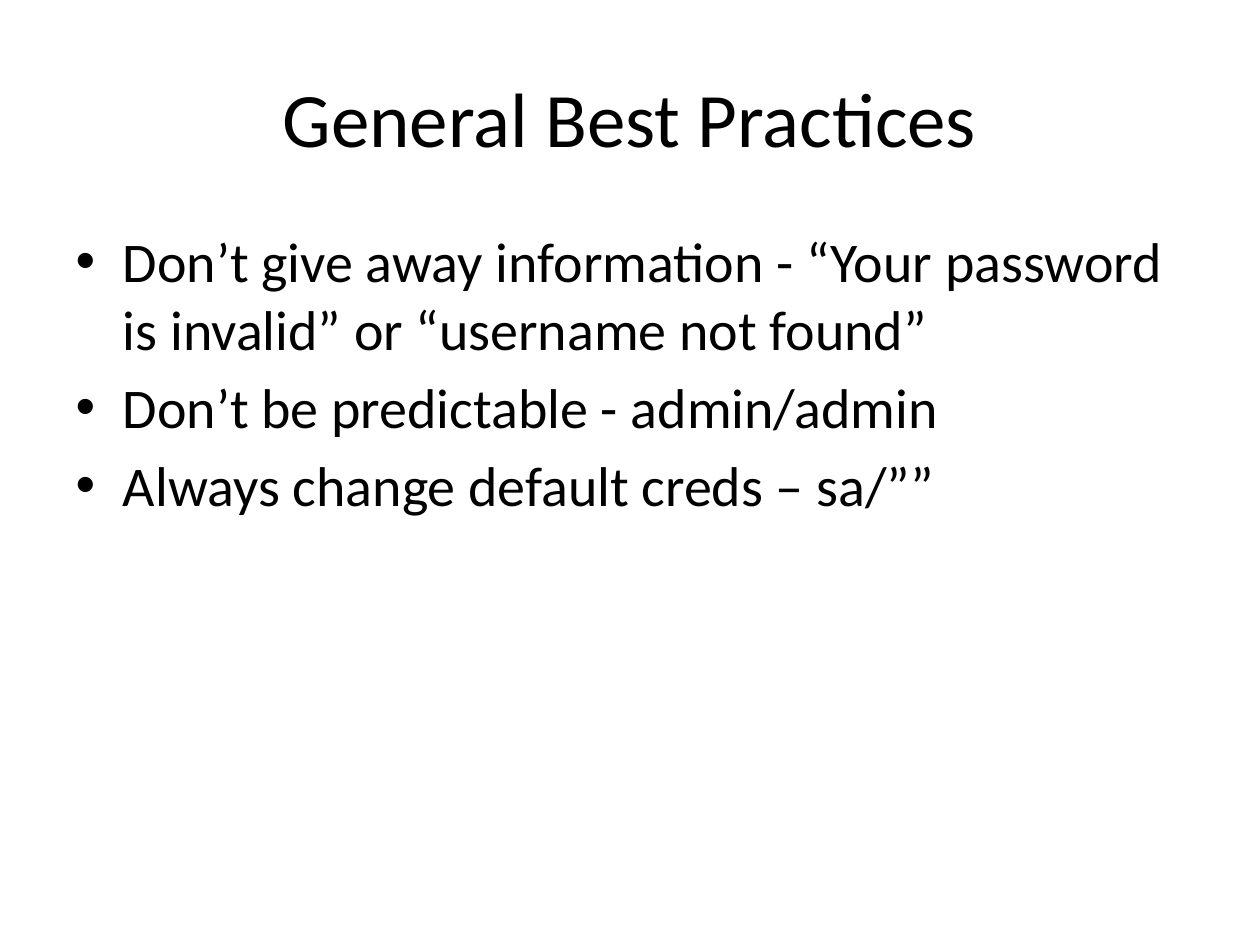
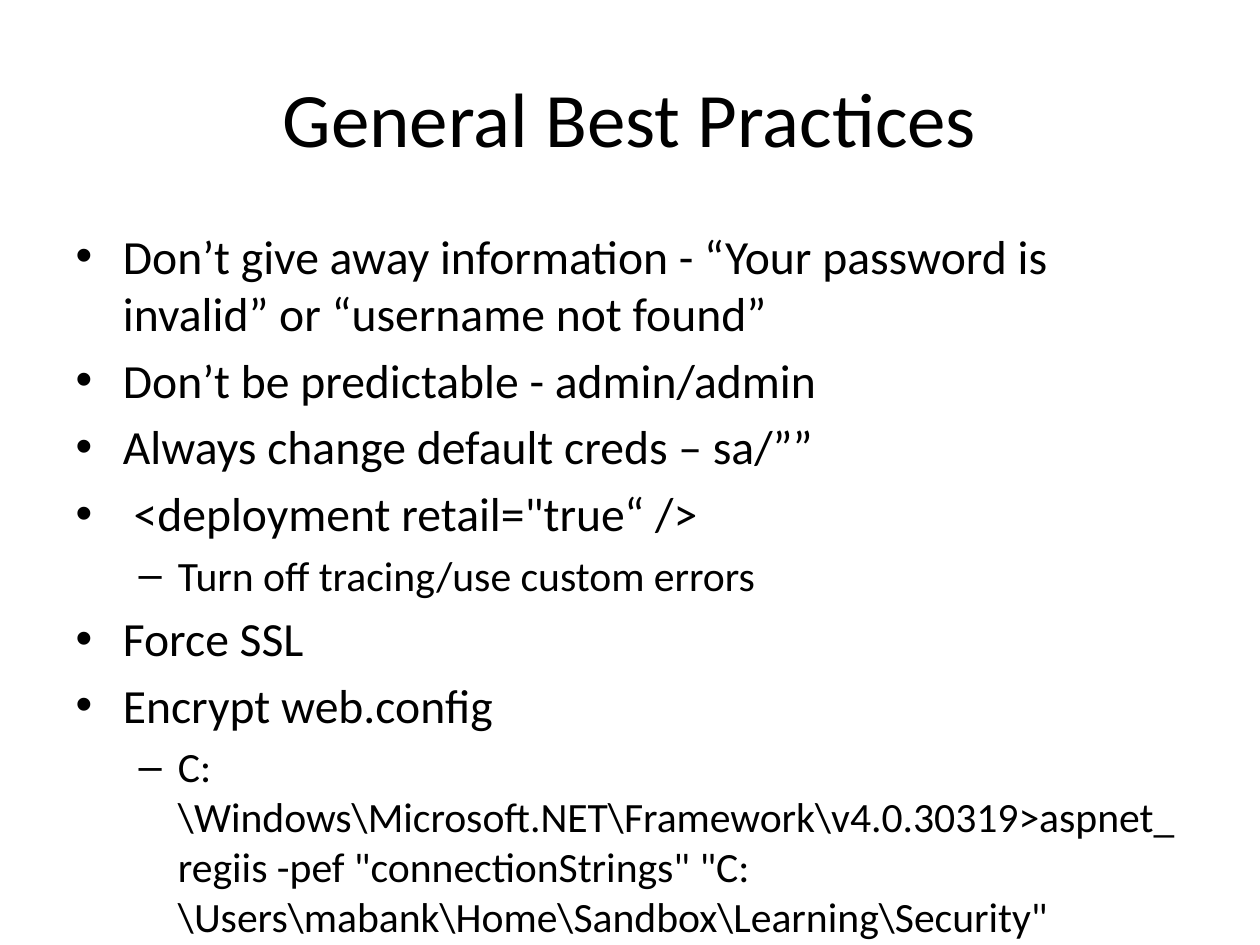
Before and after one commit to casmos1/Learning, a slide deck: slide 16 of Security/Content/Documents/Security.pptx (slide 15 before the commit). Drawn at 1260x945 pixels with LibreOffice and Linux fonts; fonts in the diff are those of the drawing. Boxes give left, top, right and bottom in pixels: in the first picture for what was removed or moved away, otherwise in the second. Text is boxed around its words. In the diff, an @@ line names an element or a change of style, - is before the commit and + after.

```diff
--- a/Security/Content/Documents/Security.pptx
+++ b/Security/Content/Documents/Security.pptx
@@ text at (123, 240, 1048, 473): size 32 to 27.2 pt in "Don’t give away information - “Your password ...", "Don’t be predictable - admin/admin", "Always change default creds – sa/””" @@
@@ text at (123, 497, 1174, 939): paragraphs added @@
+• <deployment retail="true“ />
+  – Turn off tracing/use custom errors
+• Force SSL
+• Encrypt web.config
+  – C:\Windows\Microsoft.NET\Framework\v4.0.30319>aspnet_regiis -pef "connectionStrings" "C:\Users\mabank\Home\Sandbox\Learning\Security"
```
Also in this commit, not shown: 7 other slides changed, 1 slide added, 1 slide removed, 18 other files.
